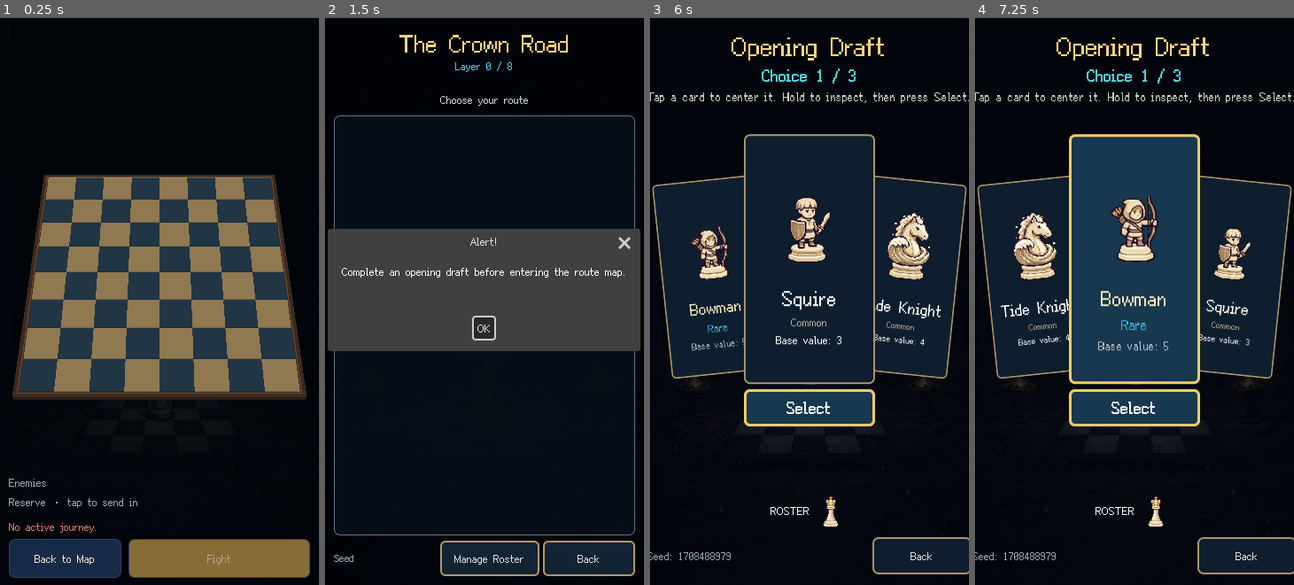
Above: before the commit, frames 1-4 (left to right).
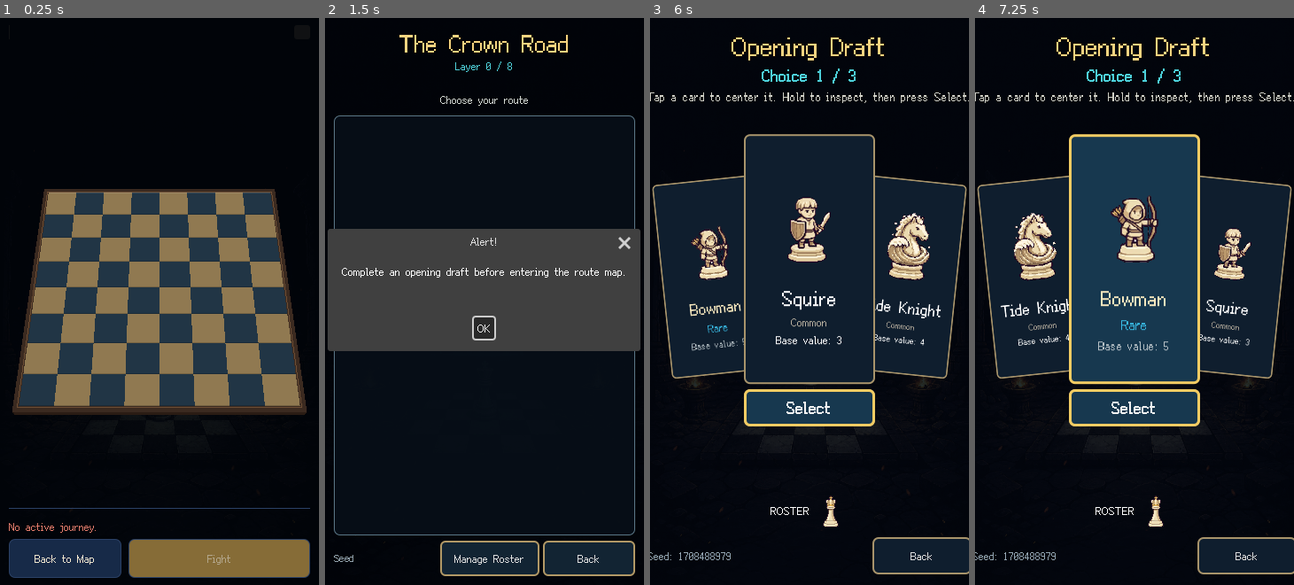
Above: after the commit, the same moments.

Repository: CapJunkrat/pixelking
Game: Godot game, scene res://scenes/run/PreBattleScene.tscn
Same seed, same stepped clock (60 frames per second), same inputs: the game is played once before the commit and once after it. This scene is started directly instead of the project's main scene. Sound files missing from this copy of the repository are replaced by a short silence.
Inputs (mouse positions are in pixels of both pictures, inside the frame that each line leads up to):
- Up to frame 1 (0.25 s): no input
- Up to frame 2 (1.5 s): tap Enter at 0.5 s; drag from (484, 256) to (516, 176) at 0.52 s; click "Back to Map" at 1.25 s
- Up to frame 3 (6 s): click "OK" at 2 s; click "Manage Roster" at 2.75 s; click "Return to Journey" at 3.5 s; drag from (745, 329) to (793, 414) at 4.27 s; move the mouse to (841, 176) at 5.02 s; click (841, 176) at 5.17 s; click (809, 352) at 5.75 s
- Up to frame 4 (7.25 s): click (1038, 278) at 6.5 s

The runs differ from the first frame. In frame 1, 22% of the frame differs, in the area x 2-98%, y 27-87%; in frame 2, nothing differs; in frame 3, less than 0.1%; in frame 4, less than 0.1%.
Error before the commit: Invalid access to property or key 'deployment_state' on a base object of type 'Nil'. (res://scripts/run/PreBattleScene.gd:404)
Error after the commit: Invalid access to property or key 'deployment_state' on a base object of type 'Nil'. (res://scripts/run/PreBattleScene.gd:438)

Commit message:
feat: wordless pre-battle screen: count badge on top, even enemy icons, shake feedback, one-time tip
Co-Authored-By: Claude Opus 5.5 <noreply@anthropic.com>
Claude-Session: https://claude.ai/code/session_012w4X79Jp4FAdeJJxKLYmvh

Diff:
--- a/scripts/autoload/Localization.gd
+++ b/scripts/autoload/Localization.gd
@@ -298,6 +298,8 @@
 			"PREBATTLE_FORMATION_NOTE": "Pieces are placed for you (King in the middle, forward-only pieces in front, heavy pieces on the flanks) unless you arrange them yourself.",
 			"PREBATTLE_BACK": "Back to Map",
 			"PREBATTLE_LINE_COUNT": "On the board %d / %d",
+			"PREBATTLE_FIRST_TIP": "Tap one of your pieces, then a square in your bottom two rows to move it. Tap an empty reserve slot to bench it, or a reserve piece to swap.",
+			"PREBATTLE_FIRST_TIP_OK": "Tap anywhere to start",
 			"PREBATTLE_CLOSE_INFO": "Back to your line-up",
 			"PREBATTLE_AUTO_FORMATION": "Reset Formation",
 			"PREBATTLE_ARRANGE_HINT": "Tap a square in your two ranks to move it, or a reserve slot to bench it.",
--- a/scripts/autoload/SettingsManager.gd
+++ b/scripts/autoload/SettingsManager.gd
@@ -17,6 +17,8 @@
 var locale: String = DEFAULT_LOCALE
 ## When on, battle animations play at a faster pace.
 var short_battle_animations: bool = false
+## One-time tips the player has already seen, by id.
+var seen_tips: Array[String] = []
 
 func _ready() -> void:
 	load_settings()
@@ -34,6 +36,9 @@
 	var saved_locale: String = str(config.get_value("general", "locale", DEFAULT_LOCALE))
 	locale = saved_locale if not saved_locale.is_empty() else DEFAULT_LOCALE
 	short_battle_animations = bool(config.get_value("battle", "short_animations", false))
+	seen_tips.clear()
+	for tip: Variant in config.get_value("tips", "seen", []) as Array:
+		seen_tips.append(str(tip))
 	_apply_audio_buses()
 
 func set_music_volume(value: float, persist: bool = true) -> void:
@@ -66,6 +71,16 @@
 		_save_value("battle", "short_animations", enabled)
 	short_battle_animations_changed.emit(enabled)
 
+func has_seen_tip(tip_id: String) -> bool:
+	return tip_id in seen_tips
+
+func mark_tip_seen(tip_id: String, persist: bool = true) -> void:
+	if tip_id in seen_tips:
+		return
+	seen_tips.append(tip_id)
+	if persist:
+		_save_value("tips", "seen", seen_tips.duplicate())
+
 func _apply_audio_buses() -> void:
 	_apply_bus_volume(&"Music", music_volume)
 	_apply_bus_volume(&"SFX", sfx_volume)
--- a/scripts/run/PreBattleScene.gd
+++ b/scripts/run/PreBattleScene.gd
@@ -21,6 +21,7 @@
 const LINEUP_SLOTS := 6
 ## Height of the enemy explanation, which scrolls when it is longer.
 const LINEUP_HEIGHT := 120.0
+const TIP_ID := "prebattle_arrange"
 
 @onready var run_manager: AppRunManager = get_node("/root/RunManager") as AppRunManager
 @onready var piece_skin_manager: Node = get_node("/root/PieceSkinManager")
@@ -35,6 +36,10 @@
 var pattern_scroll: ScrollContainer = null
 var lineup_box: VBoxContainer = null
 var count_label: Label = null
+var count_badge: PanelContainer = null
+var tip_bubble: Control = null
+## Pieces' pictures cropped to the figure, so every icon fills its box the same way.
+var _icon_cache: Dictionary = {}
 var bench_row: HBoxContainer = null
 var status_label: Label = null
 var back_button: Button = null
@@ -56,6 +61,7 @@
 		fight_button.disabled = true
 		return
 	_render()
+	_show_first_time_tip()
 
 func _unhandled_input(event: InputEvent) -> void:
 	if event.is_action_pressed("ui_cancel"):
@@ -84,6 +90,23 @@
 	limit_label.name = "TurnLimit"
 	limit_label.visible = false
 	head.add_child(limit_label)
+	# How many of your pieces are on the board, out of how many may be.
+	count_badge = PanelContainer.new()
+	count_badge.name = "LineBadge"
+	var badge_row: HBoxContainer = HBoxContainer.new()
+	badge_row.add_theme_constant_override("separation", 3)
+	var badge_icon: TextureRect = TextureRect.new()
+	badge_icon.name = "BadgeIcon"
+	badge_icon.custom_minimum_size = Vector2(14, 16)
+	badge_icon.expand_mode = TextureRect.EXPAND_IGNORE_SIZE
+	badge_icon.stretch_mode = TextureRect.STRETCH_KEEP_ASPECT_CENTERED
+	badge_icon.texture_filter = CanvasItem.TEXTURE_FILTER_NEAREST
+	badge_row.add_child(badge_icon)
+	count_label = _label("", 12, INK)
+	count_label.name = "LineCount"
+	badge_row.add_child(count_label)
+	count_badge.add_child(badge_row)
+	head.add_child(count_badge)
 	layout.add_child(head)
 
 	board_view = DeploymentBoardView.new()
@@ -104,9 +127,6 @@
 
 	var foes_row: HBoxContainer = HBoxContainer.new()
 	foes_row.add_theme_constant_override("separation", 6)
-	var foes_title: Label = _label(_text("PREBATTLE_ENEMIES"), 12, MUTED)
-	foes_title.size_flags_vertical = Control.SIZE_SHRINK_CENTER
-	foes_row.add_child(foes_title)
 	foe_box = HFlowContainer.new()
 	foe_box.name = "EnemyPieces"
 	foe_box.size_flags_horizontal = Control.SIZE_EXPAND_FILL
@@ -114,6 +134,11 @@
 	foe_box.add_theme_constant_override("v_separation", 4)
 	foes_row.add_child(foe_box)
 	details.add_child(foes_row)
+	var divider: ColorRect = ColorRect.new()
+	divider.name = "Divider"
+	divider.color = LINE
+	divider.custom_minimum_size = Vector2(0, 1)
+	details.add_child(divider)
 
 	pattern_scroll = ScrollContainer.new()
 	pattern_scroll.name = "PatternScroll"
@@ -133,14 +158,6 @@
 	lineup_box.add_theme_constant_override("separation", 6)
 	# Your battle line is the board itself; only the reserve is listed. Pick up a piece
 	# on the board and tap a reserve slot to bench it (or swap it with that piece).
-	var lineup_head: HBoxContainer = HBoxContainer.new()
-	var lineup_title: Label = _label(_text("PREBATTLE_RESERVE"), 12, MUTED)
-	lineup_title.size_flags_horizontal = Control.SIZE_EXPAND_FILL
-	lineup_head.add_child(lineup_title)
-	count_label = _label("", 12, INK)
-	count_label.name = "LineCount"
-	lineup_head.add_child(count_label)
-	lineup_box.add_child(lineup_head)
 	bench_row = HBoxContainer.new()
 	bench_row.name = "ReserveRow"
 	bench_row.add_theme_constant_override("separation", 5)
@@ -256,9 +273,9 @@
 	for id: String in order:
 		var chip: Button = Button.new()
 		chip.name = "Enemy_%s" % id
-		chip.icon = _texture(&"black", id)
-		chip.custom_minimum_size = Vector2(36, 36)
-		chip.add_theme_constant_override("icon_max_width", 28)
+		chip.icon = _icon(_texture(&"black", id))
+		chip.custom_minimum_size = Vector2(38, 38)
+		chip.add_theme_constant_override("icon_max_width", 26)
 		chip.tooltip_text = _piece_name(id)
 		# Icons only: the name is in the explanation.
 		chip.expand_icon = true
@@ -266,7 +283,7 @@
 		chip.toggle_mode = true
 		chip.button_pressed = id == focus_id
 		var selected: bool = id == focus_id
-		chip.add_theme_stylebox_override("normal", _box(Color("#2a1e2a") if selected else PANEL_2, ENEMY if selected else LINE, 5))
+		chip.add_theme_stylebox_override("normal", _box(Color("#2a1e2a") if selected else PANEL_2, ENEMY if selected else Color(ENEMY, 0.4), 5))
 		chip.add_theme_stylebox_override("pressed", _box(Color("#2a1e2a"), ENEMY, 5))
 		chip.add_theme_stylebox_override("hover", _box(PANEL_2.lightened(0.08), GOLD_SOFT, 5))
 		chip.pressed.connect(_focus.bind(id))
@@ -332,7 +349,12 @@
 		bench_row.add_child(_slot(run.get_piece_state(instance_id), false))
 	for index: int in range(bench_row.get_child_count(), LINEUP_SLOTS):
 		bench_row.add_child(_empty_reserve_slot(index))
-	count_label.text = _text("PREBATTLE_LINE_COUNT") % [_active_non_king(), run.max_active_pieces()]
+	var on_board: int = _active_non_king()
+	var full: bool = on_board >= run.max_active_pieces()
+	count_label.text = "%d/%d" % [on_board, run.max_active_pieces()]
+	count_label.add_theme_color_override("font_color", Color("#1a1408") if full else INK)
+	count_badge.add_theme_stylebox_override("panel", _box(GOLD if full else PANEL_2, GOLD if full else LINE, 10))
+	(count_badge.find_child("BadgeIcon", true, false) as TextureRect).texture = _icon(_texture(&"white", "pawn"))
 
 ## An open reserve place. With a piece picked up on the board, tapping it benches it.
 func _empty_reserve_slot(index: int) -> Button:
@@ -346,6 +368,17 @@
 		button.add_theme_stylebox_override(state, _box(Color(PANEL_2, 0.4), border, 6))
 	button.disabled = not holding
 	button.pressed.connect(_bench_held)
+	if holding:
+		# A small down arrow: "put it here".
+		var arrow: Control = Control.new()
+		arrow.name = "BenchArrow"
+		arrow.mouse_filter = Control.MOUSE_FILTER_IGNORE
+		arrow.set_anchors_and_offsets_preset(Control.PRESET_FULL_RECT)
+		arrow.draw.connect(func() -> void:
+			var c: Vector2 = arrow.size * 0.5
+			arrow.draw_colored_polygon(PackedVector2Array([c + Vector2(-7, -2), c + Vector2(7, -2), c + Vector2(0, 7)]), Color(GOLD_SOFT, 0.7))
+			arrow.draw_rect(Rect2(c + Vector2(-2.5, -9), Vector2(5, 8)), Color(GOLD_SOFT, 0.7)))
+		button.add_child(arrow)
 	return button
 
 func _slot(piece: PieceInstanceState, active: bool) -> Button:
@@ -361,7 +394,8 @@
 		button.add_theme_stylebox_override("disabled", _box(Color(PANEL_2, 0.4), LINE, 6))
 		return button
 	button.name = "Piece_%d" % piece.instance_id
-	button.icon = _texture(&"white", String(piece.piece_def_id))
+	button.icon = _icon(_texture(&"white", String(piece.piece_def_id)))
+	button.add_theme_constant_override("icon_max_width", 30)
 	button.tooltip_text = _piece_name(String(piece.piece_def_id))
 	if piece.is_king:
 		border = GOLD
@@ -407,8 +441,6 @@
 		if own <= 0:
 			return false
 		arrange_selected = own
-		_show_status(_text("PREBATTLE_ARRANGE_HINT"))
-		status_label.add_theme_color_override("font_color", GOLD_SOFT)
 		_render_board()
 		_render_lineup()
 		return true
@@ -418,15 +450,13 @@
 	if square.y > 1:
 		return false
 	if run_manager.move_deployed_piece(arrange_selected, square) != OK:
-		_show_status(_text("PREBATTLE_ARRANGE_ROWS"))
+		_nudge(board_view)
 		return true
 	_put_down()
 	return true
 
 func _put_down() -> void:
 	arrange_selected = 0
-	status_label.visible = false
-	status_label.add_theme_color_override("font_color", ENEMY)
 	_render_board()
 	_render_lineup()
 
@@ -442,7 +472,6 @@
 		return
 	var held: int = arrange_selected
 	arrange_selected = 0
-	status_label.add_theme_color_override("font_color", ENEMY)
 	_toggle_piece(held, false)
 
 ## A reserve piece: swapped with the piece in hand onto its square, or sent into the line.
@@ -453,29 +482,28 @@
 	var held: int = arrange_selected
 	var square: Vector2i = run_manager.current_run.deployment_state.player_position(held)
 	arrange_selected = 0
-	status_label.add_theme_color_override("font_color", ENEMY)
 	var reserve_full: bool = run_manager.current_run.reserve_piece_ids.size() >= RunState.MAX_RESERVE_PIECES
 	var order: Array = [[instance_id, true], [held, false]] if reserve_full else [[held, false], [instance_id, true]]
 	for step: Array in order:
 		if run_manager.move_roster_piece(int(step[0]), bool(step[1])) != OK:
-			_show_status(_text("PREBATTLE_LINEUP_ERROR"))
 			_render()
+			_nudge(bench_row)
 			return
 	run_manager.move_deployed_piece(instance_id, square)
-	status_label.visible = false
 	_render()
 
 func _toggle_piece(instance_id: int, to_active: bool) -> void:
 	if to_active and _active_non_king() >= run_manager.current_run.max_active_pieces():
-		_show_status(_text("PREBATTLE_LINEUP_FULL"))
+		_nudge(count_badge)
 		return
 	if not to_active and run_manager.current_run.reserve_piece_ids.size() >= RunState.MAX_RESERVE_PIECES:
-		_show_status(_text("PREBATTLE_RESERVE_FULL"))
+		_render_board()
+		_render_lineup()
+		_nudge(bench_row)
 		return
 	if run_manager.move_roster_piece(instance_id, to_active) != OK:
-		_show_status(_text("PREBATTLE_LINEUP_ERROR"))
-		return
-	status_label.visible = false
+		_nudge(bench_row)
+		return
 	_render()
 
 func _active_non_king() -> int:
@@ -510,6 +538,97 @@
 	if not _starting:
 		get_tree().change_scene_to_file(AppSceneRoutes.PATH_MAP)
 
+## Says "not possible" without words: a quick shake and a red flash.
+func _nudge(target: Control) -> void:
+	if target == null or not is_inside_tree():
+		return
+	var rest: Vector2 = target.position
+	var tween: Tween = create_tween()
+	target.modulate = Color(1.0, 0.55, 0.5)
+	for offset: float in [5.0, -5.0, 3.0, -3.0, 0.0]:
+		tween.tween_property(target, "position:x", rest.x + offset, 0.04)
+	tween.tween_property(target, "modulate", Color.WHITE, 0.15)
+
+## Crops a piece picture to its visible figure (cached), so a Pawn and a Queen fill
+## their boxes alike instead of the Pawn floating small in empty space.
+func _icon(texture: Texture2D) -> Texture2D:
+	if texture == null:
+		return null
+	if _icon_cache.has(texture):
+		return _icon_cache[texture]
+	var image: Image = texture.get_image()
+	if image == null:
+		return texture
+	if image.is_compressed():
+		image.decompress()
+	var used: Rect2i = image.get_used_rect()
+	if used.size.x <= 0 or used.size.y <= 0:
+		return texture
+	var cropped: AtlasTexture = AtlasTexture.new()
+	cropped.atlas = texture
+	cropped.region = Rect2(used.grow(1).intersection(Rect2i(Vector2i.ZERO, image.get_size())))
+	_icon_cache[texture] = cropped
+	return cropped
+
+## Shown once ever: how to move pieces and bench them. Any tap closes it for good.
+func _show_first_time_tip() -> void:
+	var settings: Node = get_node_or_null("/root/SettingsManager")
+	if settings == null or bool(settings.call("has_seen_tip", TIP_ID)):
+		return
+	tip_bubble = Control.new()
+	tip_bubble.name = "TipBubble"
+	tip_bubble.set_anchors_and_offsets_preset(Control.PRESET_FULL_RECT)
+	tip_bubble.mouse_filter = Control.MOUSE_FILTER_STOP
+	tip_bubble.gui_input.connect(func(event: InputEvent) -> void:
+		if event is InputEventMouseButton and (event as InputEventMouseButton).pressed:
+			_dismiss_tip())
+	var shade: ColorRect = ColorRect.new()
+	shade.color = Color(0, 0, 0, 0.35)
+	shade.mouse_filter = Control.MOUSE_FILTER_IGNORE
+	shade.set_anchors_and_offsets_preset(Control.PRESET_FULL_RECT)
+	tip_bubble.add_child(shade)
+	var bubble: PanelContainer = PanelContainer.new()
+	bubble.name = "Bubble"
+	bubble.mouse_filter = Control.MOUSE_FILTER_IGNORE
+	var style: StyleBoxFlat = _box(PANEL, GOLD, 10)
+	style.set_content_margin_all(12)
+	bubble.add_theme_stylebox_override("panel", style)
+	var text: Label = _label(_text("PREBATTLE_FIRST_TIP"), 13, INK)
+	text.autowrap_mode = TextServer.AUTOWRAP_WORD_SMART
+	text.custom_minimum_size = Vector2(250, 0)
+	text.horizontal_alignment = HORIZONTAL_ALIGNMENT_CENTER
+	var column: VBoxContainer = VBoxContainer.new()
+	column.add_theme_constant_override("separation", 6)
+	column.add_child(text)
+	var ok: Label = _label(_text("PREBATTLE_FIRST_TIP_OK"), 11, GOLD_SOFT)
+	ok.horizontal_alignment = HORIZONTAL_ALIGNMENT_CENTER
+	column.add_child(ok)
+	bubble.add_child(column)
+	tip_bubble.add_child(bubble)
+	add_child(tip_bubble)
+	# Sit just above your two ranks, pointing down at them.
+	await get_tree().process_frame
+	if not is_instance_valid(bubble):
+		return
+	var board_rect: Rect2 = board_view.get_global_rect()
+	var bubble_size: Vector2 = bubble.get_combined_minimum_size()
+	bubble.size = bubble_size
+	bubble.global_position = Vector2(board_rect.get_center().x - bubble_size.x * 0.5, board_rect.end.y - board_rect.size.y * 0.42 - bubble_size.y)
+	var pointer: Control = Control.new()
+	pointer.mouse_filter = Control.MOUSE_FILTER_IGNORE
+	pointer.position = bubble.position + Vector2(bubble_size.x * 0.5, bubble_size.y)
+	pointer.draw.connect(func() -> void:
+		pointer.draw_colored_polygon(PackedVector2Array([Vector2(-9, -1), Vector2(9, -1), Vector2(0, 10)]), GOLD))
+	tip_bubble.add_child(pointer)
+
+func _dismiss_tip() -> void:
+	if tip_bubble != null and is_instance_valid(tip_bubble):
+		tip_bubble.queue_free()
+	tip_bubble = null
+	var settings: Node = get_node_or_null("/root/SettingsManager")
+	if settings != null:
+		settings.call("mark_tip_seen", TIP_ID)
+
 func _show_status(message: String) -> void:
 	status_label.text = message
 	status_label.visible = true
--- a/scripts/tests/scenes/test_prebattle_scene.gd
+++ b/scripts/tests/scenes/test_prebattle_scene.gd
@@ -5,6 +5,7 @@
 ## battle line and the reserve, and starts the battle in one tap.
 
 const TEST_PATH := "user://pixelking_prebattle_scene_test.save"
+const SETTINGS_PATH := "user://pixelking_prebattle_scene_test_settings.cfg"
 
 var failed: bool = false
 
@@ -15,6 +16,10 @@
 	_cleanup()
 	var manager: AppRunManager = root.get_node("RunManager") as AppRunManager
 	manager.configure_save_path(TEST_PATH)
+	var settings: Node = root.get_node("SettingsManager")
+	var real_settings_path: String = settings.settings_path
+	settings.configure_path(SETTINGS_PATH)
+	settings.seen_tips.clear()
 	manager.abandon_run()
 	_prepare_battle_run(manager)
 	_expect(manager.current_run.active_piece_ids.size() == 4, "the three drafted pieces join the battle line on their own")
@@ -25,6 +30,15 @@
 	await process_frame
 	await process_frame
 	_expect(manager.current_run.phase == RunPhase.DEPLOYMENT, "opening the preview prepares the battle")
+	_expect(preview.tip_bubble != null, "the first visit explains arranging once")
+	preview._dismiss_tip()
+	_expect(preview.tip_bubble == null and settings.has_seen_tip("prebattle_arrange"), "the tip is remembered once dismissed")
+	var again: PreBattleScene = (load(AppSceneRoutes.DEPLOYMENT) as PackedScene).instantiate() as PreBattleScene
+	root.add_child(again)
+	await process_frame
+	_expect(again.tip_bubble == null, "the tip never shows again")
+	again.queue_free()
+	await process_frame
 	var board: DeploymentBoardView = preview.get_node("SafeArea/Layout/BoardFrame") as DeploymentBoardView
 	var deployment: DeploymentState = manager.current_run.deployment_state
 	_expect(board.board_size == 8 and board.piece_count(true) == manager.current_run.active_piece_ids.size(), "the board shows every active piece")
@@ -38,6 +52,10 @@
 	var chips: HFlowContainer = details.find_child("EnemyPieces", true, false) as HFlowContainer
 	_expect(chips != null and chips.get_child_count() > 0, "enemy pieces are listed")
 	_expect((chips.get_child(0) as Button).text.is_empty(), "enemy pieces show only icons, with no name or count")
+	_expect(preview.find_child("LineBadge", true, false) != null and preview.count_label.text == "%d/%d" % [manager.current_run.active_piece_ids.size() - 1, manager.current_run.max_active_pieces()], "the head shows how many pieces are on the board")
+	_expect(preview.status_label.visible == false, "no instruction text is shown")
+	var chip_icon: Texture2D = (chips.get_child(0) as Button).icon
+	_expect(chip_icon is AtlasTexture, "enemy icons are cropped to the figure so all fill their box alike")
 	_expect(details.find_child("ActiveRow", true, false) == null and preview.find_child("ArrangeRow", true, false) == null, "no battle-line row, tip or reset button")
 	var pattern: PanelContainer = details.find_child("PiecePattern", true, false) as PanelContainer
 	var lineup: Control = details.find_child("Lineup", true, false) as Control
@@ -96,6 +114,8 @@
 	await process_frame
 	_expect(manager.current_run.phase == RunPhase.BATTLE_ACTIVE, "Fight starts the battle in one tap")
 	manager.abandon_run()
+	settings.configure_path(real_settings_path)
+	settings.load_settings()
 	_cleanup()
 	_finish()
 
@@ -119,7 +139,7 @@
 		push_error(message)
 
 func _cleanup() -> void:
-	for path: String in [TEST_PATH, TEST_PATH + ".tmp", TEST_PATH + ".bak"]:
+	for path: String in [TEST_PATH, TEST_PATH + ".tmp", TEST_PATH + ".bak", SETTINGS_PATH]:
 		if FileAccess.file_exists(path):
 			DirAccess.remove_absolute(ProjectSettings.globalize_path(path))
 
